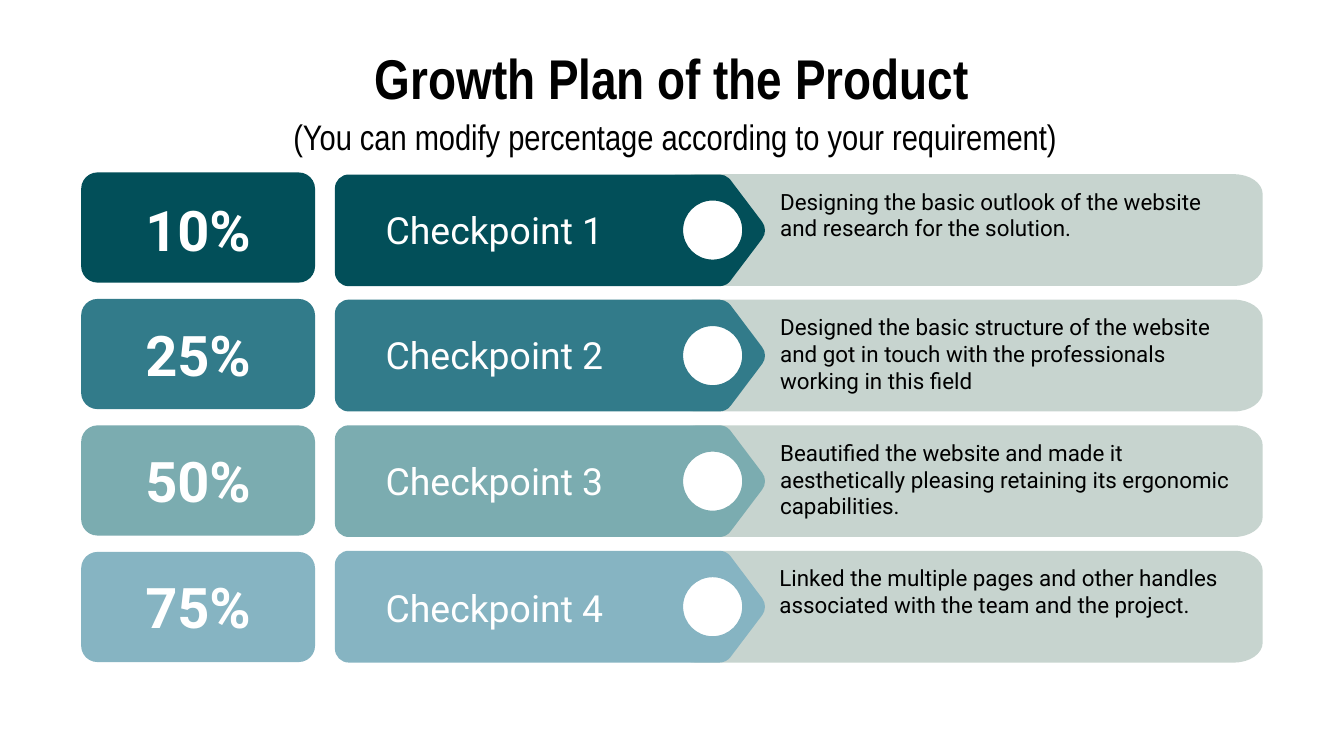
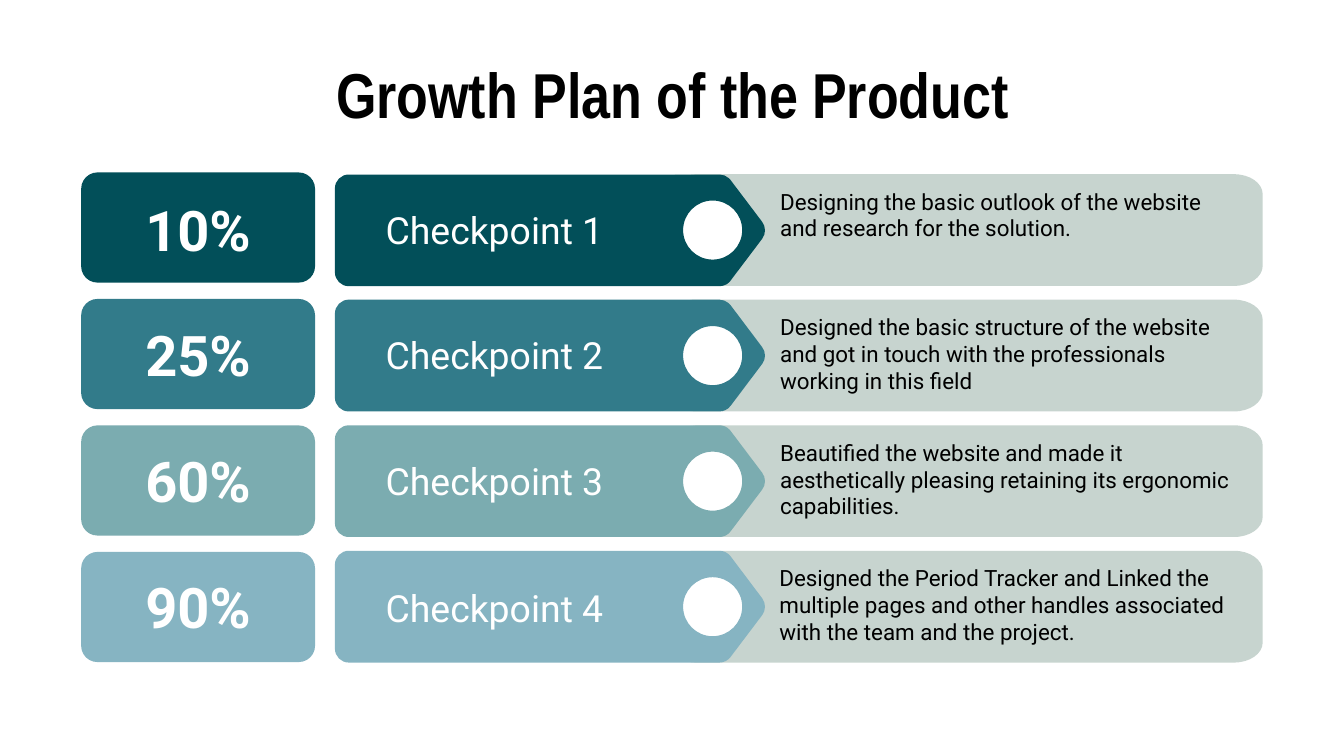
Before and after one commit to sandesh3568/Care4U-MSVG.github.io, a slide deck: slide 6 of Team MSVG.pptx. Drawn at 1344x756 pixels with LibreOffice and Linux fonts; fonts in the diff are those of the drawing. Boxes give left, top, right and bottom in pixels: in the first picture for what was removed or moved away, otherwise in the second. Text is boxed around its words. In the diff, an @@ line names an element or a change of style, - is before the commit and + after.

```diff
--- a/Team MSVG.pptx
+++ b/Team MSVG.pptx
@@ title "Growth Plan of the Product": place and size @@
-title "Growth Plan of the Product" at bbox=[375, 58, 968, 100]
+title "Growth Plan of the Product" at bbox=[336, 72, 1008, 119]
@@ title "Growth Plan of the Product" at bbox=[336, 72, 1008, 119]: size 30 to 34 pt @@
@@ title removed at bbox=[293, 124, 1056, 157] @@
-(You can modify percentage according to your requirement)
@@ text at bbox=[145, 461, 250, 503]: text changed @@
-50%
+60%
@@ text at bbox=[779, 569, 1224, 645]: text changed @@
-Linked the multiple pages and other handles associated with the team and the project.
+Designed the Period Tracker and Linked the multiple pages and other handles associated with the team and the project.
@@ text at bbox=[145, 587, 250, 629]: text changed @@
-75%
+90%
```
Also in this commit, not shown: 4 other slides changed, 6 slides added, 2 slides removed, 40 other files.
